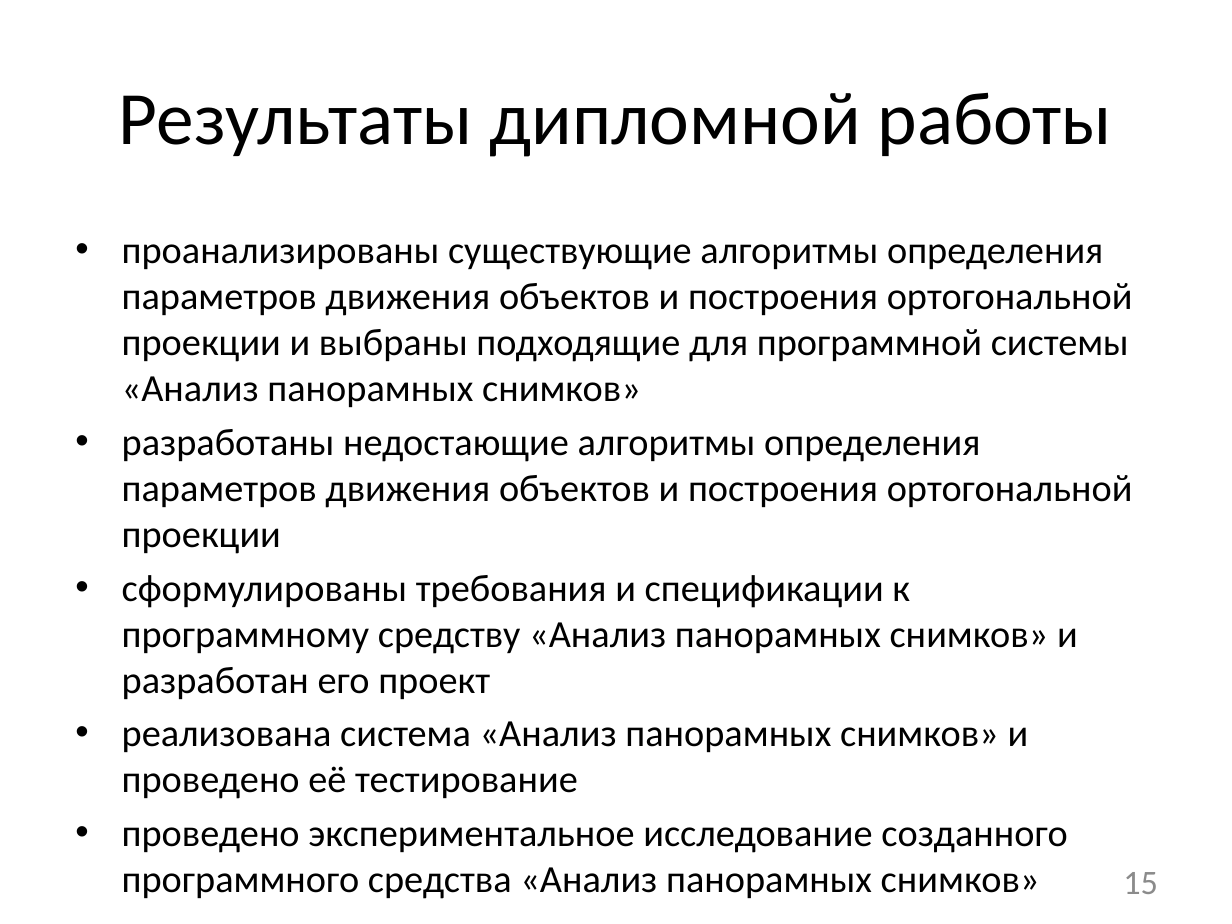
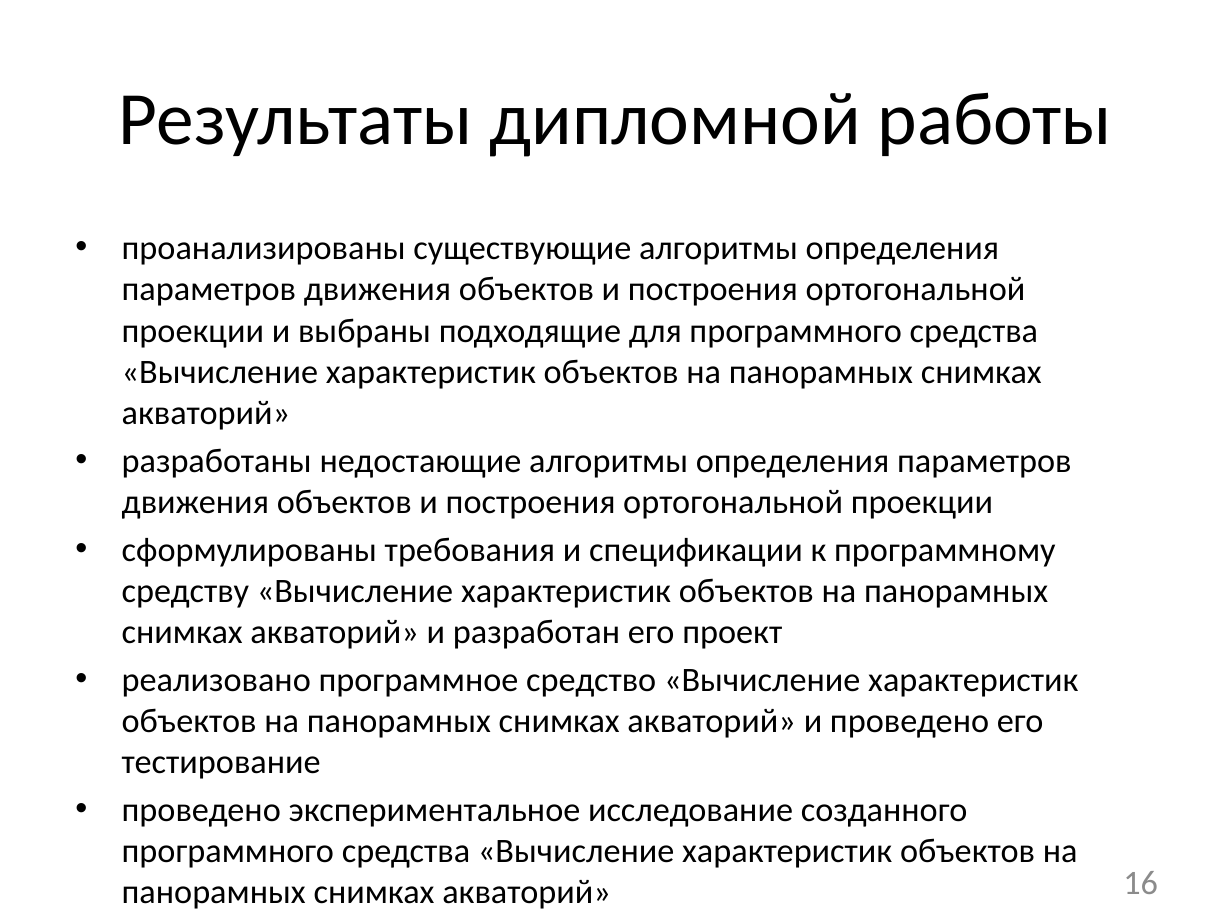
Before and after one commit to NecroArt/Diploma, a slide deck: slide 16 of docs/parts/conference.pptx (slide 15 before the commit). Drawn at 1232x924 pixels with LibreOffice and Linux fonts; fonts in the diff are those of the drawing. Boxes give left, top, right and bottom in pixels: in the first picture for what was removed or moved away, otherwise in the second. Text is boxed around its words. In the diff, an @@ line names an element or a change of style, - is before the commit and + after.

```diff
--- a/docs/parts/conference.pptx
+++ b/docs/parts/conference.pptx
@@ text at [122,242,1042,430]: text changed; size 22.4 to 20 pt @@
-• проанализированы существующие алгоритмы определения параметров движения объектов и построения ортогональной проекции и выбраны подходящие для программной системы «Анализ панорамных снимков»
+• проанализированы существующие алгоритмы определения параметров движения объектов и построения ортогональной проекции и выбраны подходящие для программного средства «Вычисление характеристик объектов на панорамных снимках акваторий»
@@ text at [122,448,1071,519]: size 22.4 to 20 pt in "разработаны недостающие алгоритмы определения параметров дви ..." @@
@@ text at [122,537,1078,909]: text changed; size 22.4 to 20 pt @@
-• сформулированы требования и спецификации к программному средству «Анализ панорамных снимков» и разработан его проект
-• реализована система «Анализ панорамных снимков» и проведено её тестирование
-• проведено экспериментальное исследование созданного программного средства «Анализ панорамных снимков»
+• сформулированы требования и спецификации к программному средству «Вычисление характеристик объектов на панорамных снимках акваторий» и разработан его проект
+• реализовано программное средство «Вычисление характеристик объектов на панорамных снимках акваторий» и проведено его тестирование
+• проведено экспериментальное исследование созданного программного средства «Вычисление характеристик объектов на панорамных снимках акваторий»
@@ page number at [1123,871,1158,894]: text changed @@
-15
+16
```
Also in this commit, not shown: 5 other slides changed, 2 slides added, 1 slide removed, 13 other files.
